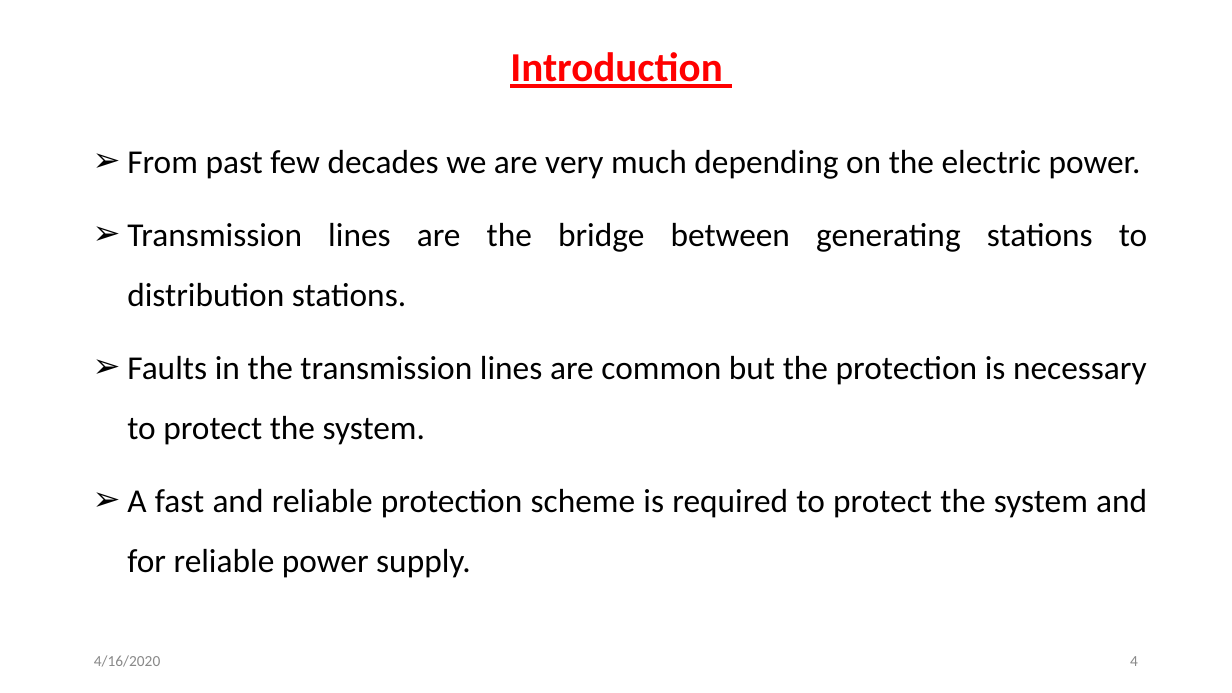
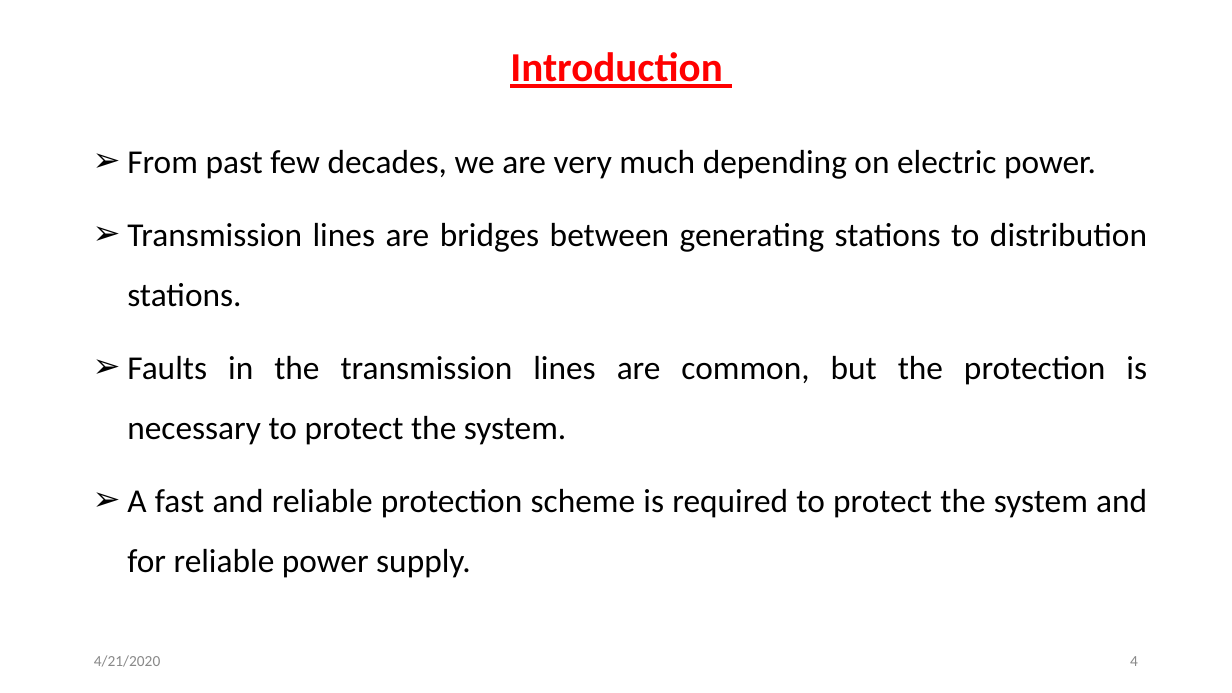
Before and after one commit to svec-final-year-project-eee/Project, a slide deck: slide 4 of Reviews/Final Review/Final Oral Presentation.pptx. Drawn at 1232x693 pixels with LibreOffice and Linux fonts; fonts in the diff are those of the drawing. Boxes give left, top, right and bottom in pixels: in the first picture for what was removed or moved away, otherwise in the second. Text is boxed around its words. In the diff, an @@ line names an element or a change of style, - is before the commit and + after.

```diff
--- a/Reviews/Final Review/Final Oral Presentation.pptx
+++ b/Reviews/Final Review/Final Oral Presentation.pptx
@@ subtitle at <box>127,150,1147,445</box>: text changed @@
-➢ From past few decades we are very much depending on the electric power.
-➢ Transmission lines are the bridge between generating stations to distribution stations.
-➢ Faults in the transmission lines are common but the protection is necessary to protect the system.
+➢ From past few decades, we are very much depending on electric power.
+➢ Transmission lines are bridges between generating stations to distribution stations.
+➢ Faults in the transmission lines are common, but the protection is necessary to protect the system.
@@ text at <box>94,655,160,667</box>: text changed @@
-4/16/2020
+4/21/2020
```
Also in this commit, not shown: 25 other slides changed, 1 slide removed, 1 other file.
